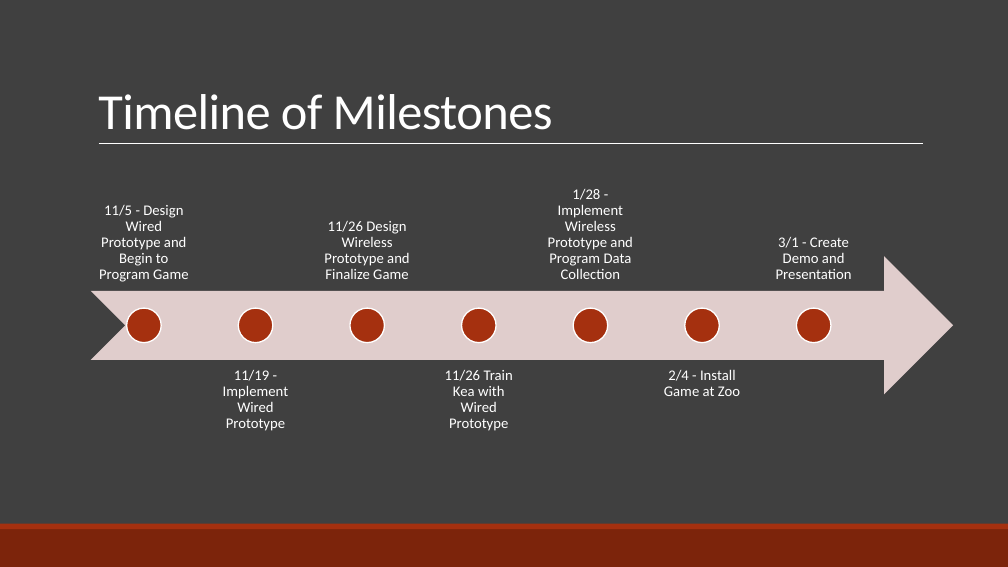
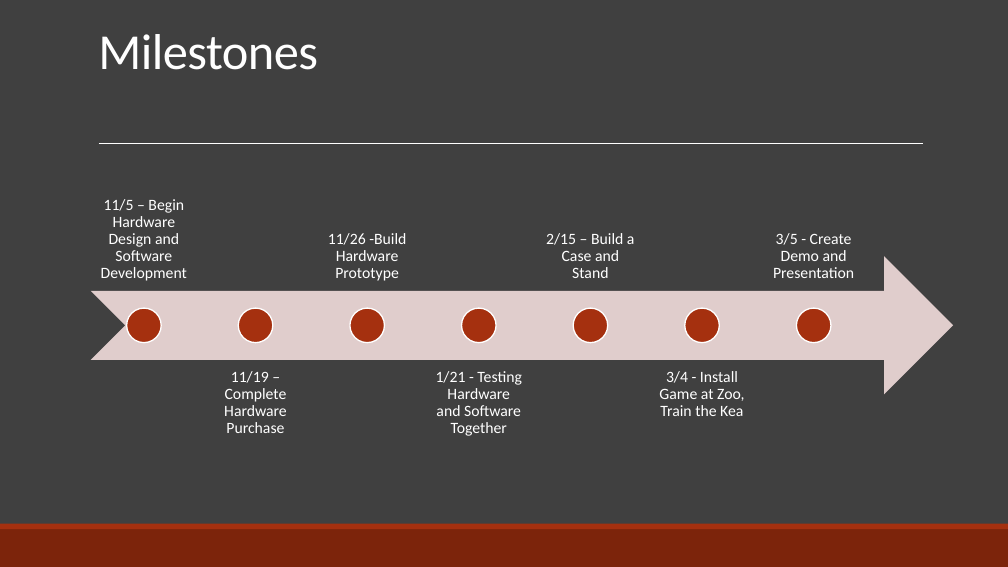
Before and after one commit to AnneRenee42/SeniorDesign, a slide deck: slide 8 of Kea PowerPoint.pptx (slide 5 before the commit). Drawn at 1008x567 pixels with LibreOffice and Linux fonts; fonts in the diff are those of the drawing. Boxes give left, top, right and bottom in pixels: in the first picture for what was removed or moved away, otherwise in the second. Text is boxed around its words. In the diff, an @@ line names an element or a change of style, - is before the commit and + after.

```diff
--- a/Kea PowerPoint.pptx
+++ b/Kea PowerPoint.pptx
@@ title at <box>98,34,318,70</box>: text changed @@
-Timeline of Milestones
+Milestones
@@ text at <box>101,199,187,281</box>: text changed; size 14 to 15 pt @@
-11/5 - Design Wired Prototype and Begin to Program Game
+11/5 – Begin Hardware Design and Software Development
@@ text at <box>328,233,406,281</box>: text changed; size 14 to 15 pt @@
-11/26 Design Wireless Prototype and Finalize Game
+11/26 -Build Hardware Prototype
@@ text at <box>546,233,635,278</box>: text changed; size 14 to 15 pt @@
-1/28 - Implement Wireless Prototype and Program Data Collection
+2/15 – Build a Case and Stand
@@ text at <box>773,233,854,278</box>: text changed; size 14 to 15 pt @@
-3/1 - Create Demo and Presentation
+3/5 - Create Demo and Presentation
@@ text at <box>224,371,287,433</box>: text changed; size 14 to 15 pt @@
-11/19 - Implement Wired Prototype
+11/19 – Complete Hardware Purchase
@@ text at <box>436,371,522,436</box>: text changed; size 14 to 15 pt @@
-11/26 Train Kea with Wired Prototype
+1/21 - Testing Hardware and Software Together
@@ text at <box>659,371,744,416</box>: text changed; size 14 to 15 pt @@
-2/4 - Install Game at Zoo
+3/4 - Install Game at Zoo, Train the Kea
```
Also in this commit, not shown: 3 other slides changed, 4 slides added, 3 slides removed.
